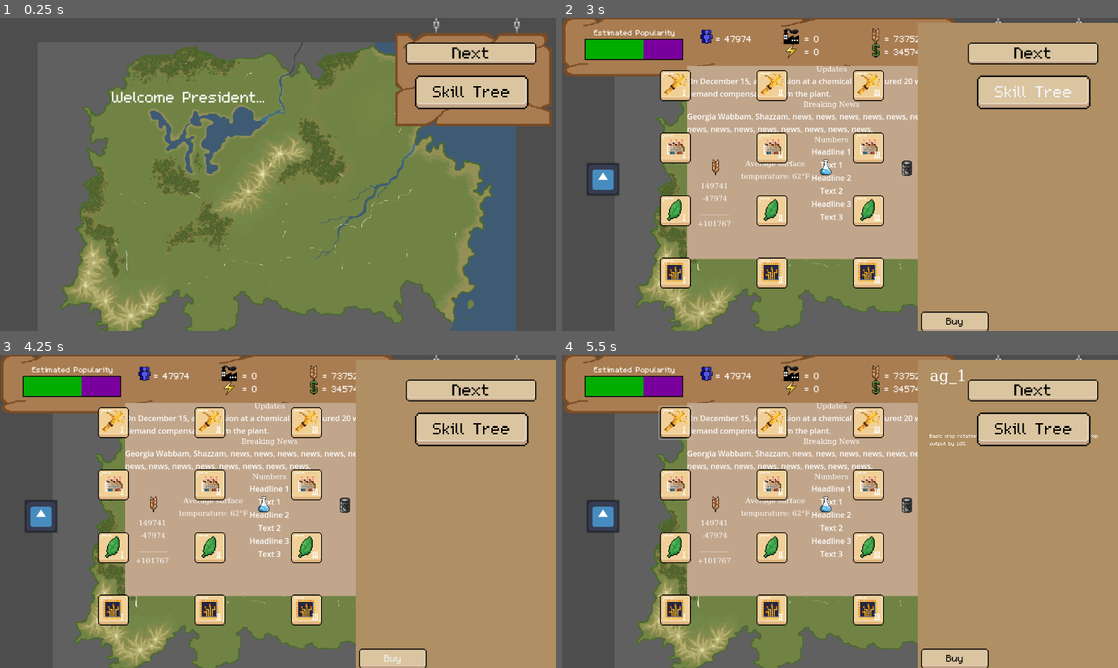
Above: before the commit, frames 1-4 (two rows, left to right).
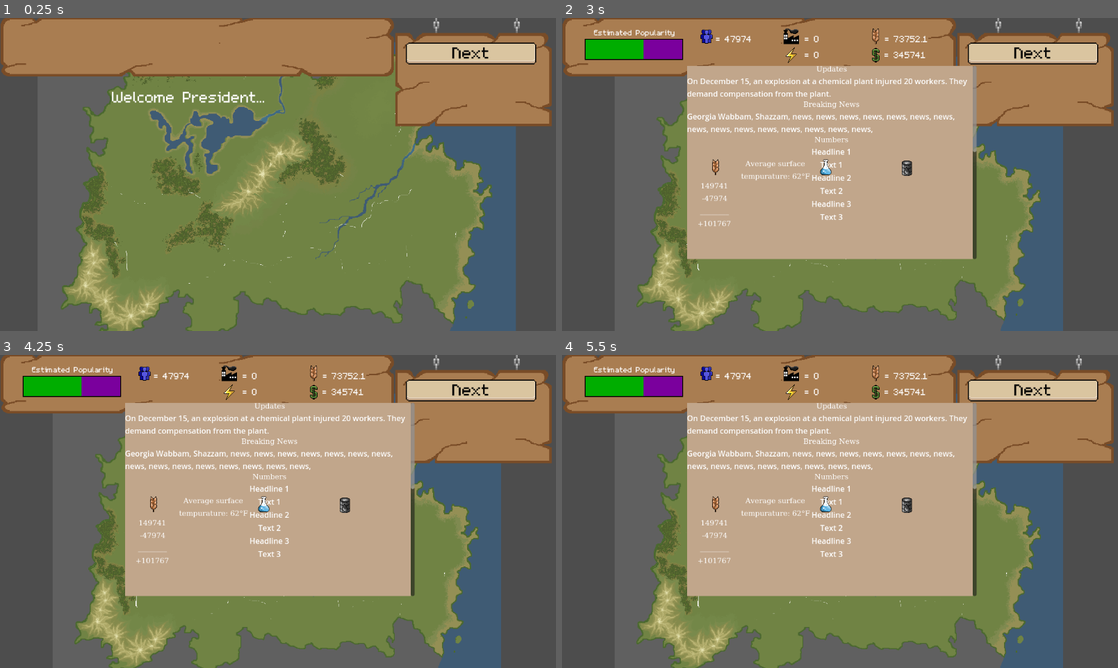
Above: after the commit, the same moments.

Repository: mccoogp/WeatherInc
Game: Godot game, scene res://world.tscn
The game is run twice, just before and just after one commit, with the same random seed, the same clock (stepped at 60 frames per second) and the same inputs. The engine's default icon, where the game draws it, is replaced by a stand-in: a white triangle on a blue panel in a dark square.
Inputs (mouse positions are in pixels of both pictures, inside the frame that each line leads up to):
- Up to frame 1 (0.25 s): no input
- Up to frame 2 (3 s): click "Next" at 0.5 s; click "Next" at 1.25 s; click "Advance" at 2 s; click (1034, 89) at 2.75 s, where only the run before the commit has a clickable "Skill Tree"
- Up to frame 3 (4.25 s): click (394, 658) at 3.5 s, where only the run before the commit has a clickable "Buy"
- Up to frame 4 (5.5 s): click (600, 517) at 4.27 s; click (673, 423) at 5.02 s

The runs differ from the first frame. In frame 1, 15% of the frame differs, in the area x 0-96%, y 0-30%; in frame 2, 37%; in frame 3, 37%; in frame 4, 37%, in the area x 4-100%, y 1-100%.
Error before the commit: Invalid access to property or key '-1' on a base object of type 'Nil'. (res://skill_tree.gd:54)

Commit message:
reworked skill tree to cost research points and energy

Diff:
--- a/left_menu.gd
+++ b/left_menu.gd
@@ -20,5 +20,3 @@
 	$DistrictPopulation.position.y = -50 + 25 * (extras[0] + 2)
 	$DistrictPopularity.position.y = -70 + 25 * (extras[0] + 3)
 	$Label.position.y = -60 + 25 * (extras[0] + 4)
-func _input(event: InputEvent) -> void:
-	print(extras)
--- a/skill_tree.gd
+++ b/skill_tree.gd
@@ -58,9 +58,10 @@
 	elif levels[category] + 1 < level:
 		print("need prerequisite upgrade")
 	else:
-		if find_parent('world').money - 1000 >= 0:
+		if find_parent('world').energyprod - 1000 >= 0 and find_parent('world').research - 1 >= 0:
 			levels[category] += 1
-			find_parent('world').money -= 1000
+			find_parent('world').energyprod -= 1000
+			find_parent('world').research -= 1
 			print("bought", name)
 		else:
 			print("not enough money")
--- a/world.gd
+++ b/world.gd
@@ -20,6 +20,8 @@
 var year = 1
 var factories = 0
 var energyprod = 0
+var research = 0
+
 # Called when the node enters the scene tree for the first time.
 func _ready() -> void:
 	$TopBar/Variables.text = "  = " + str(food) + "\n   = " + str(money)
@@ -42,7 +44,7 @@
 var checkprod = false
 
 var activatefact = false
-
+var activateresearch = false
 
 var previousvis = [false, false, false]
 var frame = 0
@@ -152,8 +154,7 @@
 						cameracenter = districts[district].center
 						camerazoom = districts[district].zoom
 						districts[district].clicked = false
-						print(districts[district].population)
-						print(districts[district].popularity)
+
 			else:
 				if event is InputEventKey and event.pressed:
 					if Input.is_key_pressed(KEY_RIGHT):
@@ -245,7 +246,7 @@
 						districts[zoom].newtax -= 0.5
 						if districts[zoom].newtax < 0:
 							districts[zoom].newtax = 0
-						print((districts[zoom]).newtax)
+
 						$DistrictMenu/Popularity/Tax_Label.text = "Tax: " + str(districts[zoom].newtax) + "%"
 					if curprod > 0:
 						if Input.is_key_pressed(KEY_X):
@@ -400,7 +401,15 @@
 func _process(delta: float) -> void:
 	$TopBar/Variables.text = "  = " + str(food) + "\n  = " + str(money)
 	$TopBar/Variables2.text = "   = " + str(factories) + "\n   = " + str(energyprod)
-
+	if activateresearch:
+				$TopBar/Variables3.text = "  = " + str(totalpop) + "\n  = " + str(research)
+	if $CanvasLayer/News.skillclicked:
+		$CanvasLayer/News.skillclicked = false
+		if $CanvasLayer/News/SkillTree.visible == false:
+			frame = 0
+
+	if $CanvasLayer/News/SkillTree.visible == true:
+		frame = 3
 	if frame == 0:
 		#print($Camera2D.zoom, $Camera2D.position)
 		#print(camerazoom, cameracenter)
@@ -465,6 +474,7 @@
 
 			year += 1
 			factories = 0
+			research = 0
 			totalpop = 0
 			foodprod = 0
 
@@ -563,6 +573,8 @@
 					districts[district].setup = 1
 				if "research" in districts[district].product:
 					districts[district].setup = 1
+					research += 1
+					activateresearch = true
 
 
 			food += foodprod * food_modifier
@@ -609,8 +621,11 @@
 			$CanvasLayer/News.text = "Next"
 			temp += 1
 			phase = 1
-
-
+			$TopBar/Variables3/Research
+			if activateresearch:
+				$CanvasLayer/News/SkillTreeToggle.visible = true
+				$TopBar/Variables3/Research.visible = true
+				$TopBar/Variables3.text = "  = " + str(totalpop) + "\n  = " + str(research)
 
 			#news stuff
 			$CanvasLayer/News/ScrollContainer/TextureRect/VBoxContainer/Production_title/Temp.text = "Average surface\ntempurature: " + str(temp) + "°F"
--- a/world.tscn
+++ b/world.tscn
@@ -40,6 +40,7 @@
 [ext_resource type="Texture2D" uid="uid://bepv4cc5d0a6f" path="res://4caster Art/variables/population.png" id="23_7gflr"]
 [ext_resource type="PackedScene" uid="uid://b6n21rixj3vjv" path="res://pause.tscn" id="25_irgum"]
 [ext_resource type="Texture2D" uid="uid://dsc86vr60qvhl" path="res://4caster Art/menu/menu.png" id="26_3urtx"]
+[ext_resource type="Texture2D" uid="uid://d4hn8p3qer7pl" path="res://icons/research.png" id="35_rjike"]
 
 [sub_resource type="LabelSettings" id="LabelSettings_afd1u"]
 line_spacing = -20.0
@@ -64,14 +65,17 @@
 font_size = 60
 
 [sub_resource type="LabelSettings" id="LabelSettings_13on7"]
+line_spacing = 9.0
 font = ExtResource("16_6dtuk")
 font_size = 30
 
 [sub_resource type="LabelSettings" id="LabelSettings_hhqc8"]
+line_spacing = 9.0
 font = ExtResource("16_6dtuk")
 font_size = 30
 
 [sub_resource type="LabelSettings" id="LabelSettings_g4opf"]
+line_spacing = 9.0
 font = ExtResource("16_6dtuk")
 font_size = 30
 
@@ -127,6 +131,7 @@
 position = Vector2(398.809, 9.52381)
 scale = Vector2(67, 67)
 DistrictNumber = 3
+product = ["research"]
 center = Vector2(410, 50)
 zoom = 3.5
 image = ExtResource("6_fi25x")
@@ -395,7 +400,6 @@
 label_settings = SubResource("LabelSettings_03d63")
 
 [node name="TopMenu" type="Sprite2D" parent="TopBar"]
-visible = false
 texture_filter = 1
 position = Vector2(573, 355)
 scale = Vector2(1.34, 1.34)
@@ -416,7 +420,7 @@
 label_settings = SubResource("LabelSettings_13on7")
 
 [node name="Money" type="Sprite2D" parent="TopBar/Variables"]
-position = Vector2(0.000434399, 36.9047)
+position = Vector2(7.15291e-06, 47)
 texture = ExtResource("15_ds5hs")
 
 [node name="Food" type="Sprite2D" parent="TopBar/Variables"]
@@ -432,7 +436,7 @@
 label_settings = SubResource("LabelSettings_hhqc8")
 
 [node name="Money" type="Sprite2D" parent="TopBar/Variables2"]
-position = Vector2(0.000434399, 36.9047)
+position = Vector2(7.15291e-06, 47)
 texture = ExtResource("21_mobic")
 
 [node name="Food" type="Sprite2D" parent="TopBar/Variables2"]
@@ -447,10 +451,10 @@
 offset_bottom = 105.0
 label_settings = SubResource("LabelSettings_g4opf")
 
-[node name="Money" type="Sprite2D" parent="TopBar/Variables3"]
-visible = false
-position = Vector2(0.000434399, 36.9047)
-texture = ExtResource("21_mobic")
+[node name="Research" type="Sprite2D" parent="TopBar/Variables3"]
+visible = false
+position = Vector2(7.15291e-06, 45)
+texture = ExtResource("35_rjike")
 
 [node name="Food" type="Sprite2D" parent="TopBar/Variables3"]
 position = Vector2(8.7189e-06, 8)
@@ -581,11 +585,13 @@
 theme_override_font_sizes/font_size = 50
 
 [node name="SkillTreeToggle" parent="CanvasLayer/News" index="3"]
+visible = false
 offset_left = 870.0
 offset_top = 127.0
 offset_right = 1018.0
 offset_bottom = 183.0
 scale = Vector2(1.68, 1.68)
+focus_mode = 1
 
 [node name="Start" type="CanvasLayer" parent="."]
 
Not shown: 1 places in world.tscn that only renumber resources
